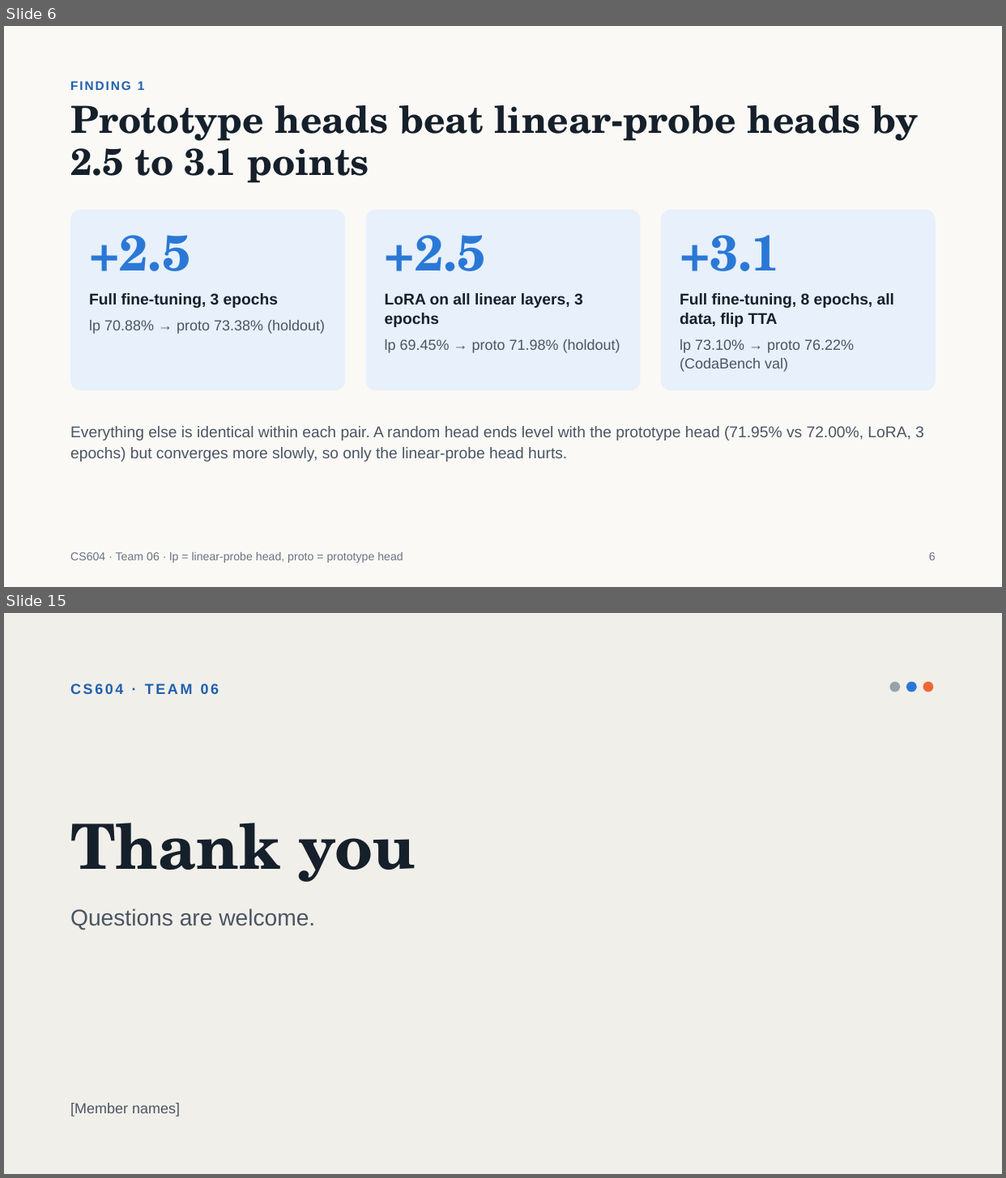
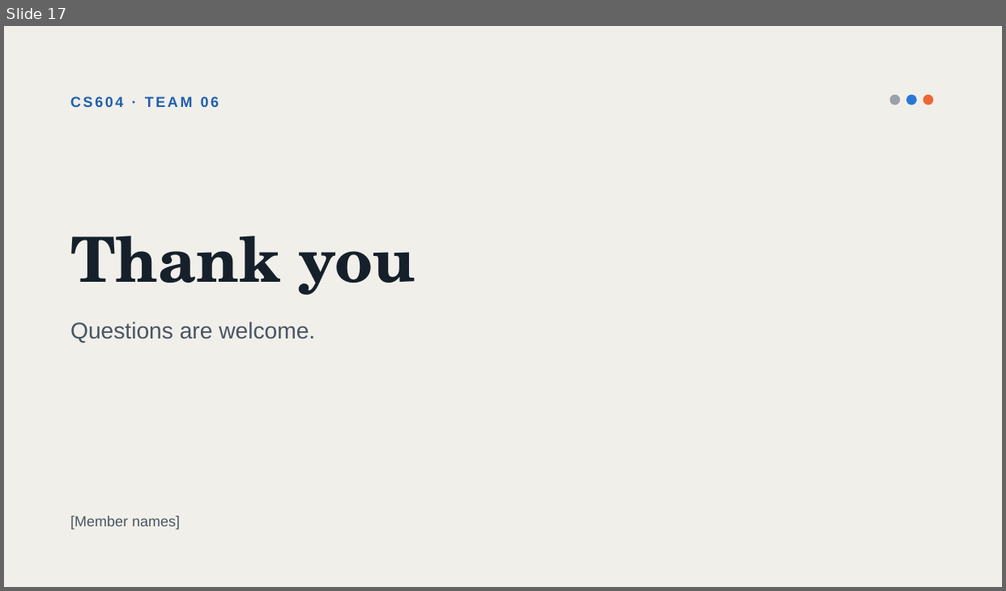
Before and after one commit to jiaobuchong/deep-cv, a slide deck: cs604_team06_slides.pptx. Shown one above the other, each under a label of ours: slides 6 and 15 before the commit, slide 17 after it; the slides between them are not shown. The pictures are 1006x1178 and 1006x591 pixels, drawn with LibreOffice and Linux fonts; fonts in the diff are those of the drawing. Boxes give left, top, right and bottom in pixels: in the first picture for what was removed or moved away, otherwise in the second. Text is boxed around its words. In the diff, an @@ line names an element or a change of style, - is before the commit and + after.

```diff
--- a/cs604_team06_slides.pptx
+++ b/cs604_team06_slides.pptx
@@ slide 6 removed at [4, 26, 1002, 587], background #FAF9F6 @@
@@ text removed at [70, 81, 145, 90] @@
-FINDING 1
@@ title removed at [70, 105, 918, 183] @@
-Prototype heads beat linear-probe heads by 2.5 to 3.1 points
@@ rounded rectangle removed at [70, 209, 345, 390] @@
@@ rounded rectangle removed at [365, 209, 641, 390] @@
@@ rounded rectangle removed at [661, 209, 936, 390] @@
@@ text removed at [89, 235, 190, 271] @@
-+2.5
@@ text removed at [385, 235, 486, 271] @@
-+2.5
@@ text removed at [680, 235, 779, 271] @@
-+3.1
@@ text removed at [89, 293, 278, 308] @@
-Full fine-tuning, 3 epochs
@@ text removed at [385, 293, 583, 327] @@
-LoRA on all linear layers, 3 epochs
@@ text removed at [680, 293, 894, 327] @@
-Full fine-tuning, 8 epochs, all data, flip TTA
@@ text removed at [89, 320, 325, 334] @@
-lp 70.88% → proto 73.38% (holdout)
@@ text removed at [385, 339, 620, 353] @@
-lp 69.45% → proto 71.98% (holdout)
@@ text removed at [680, 339, 854, 372] @@
-lp 73.10% → proto 76.22% (CodaBench val)
@@ text removed at [70, 426, 924, 462] @@
-Everything else is identical within each pair. A random head ends level with the prototype head (71.95% vs 72.00%, LoRA, 3 epochs) but converges more slowly, so only the linear-probe head hurts.
@@ text removed at [70, 552, 403, 563] @@
-CS604 · Team 06 · lp = linear-probe head, proto = prototype head
@@ text removed at [929, 552, 936, 561] @@
-6
@@ what was slide 15 is now slide 17 @@
```
Also in this commit, not shown: 6 slides changed, 12 slides added, 8 other slides removed, 11 other files.
